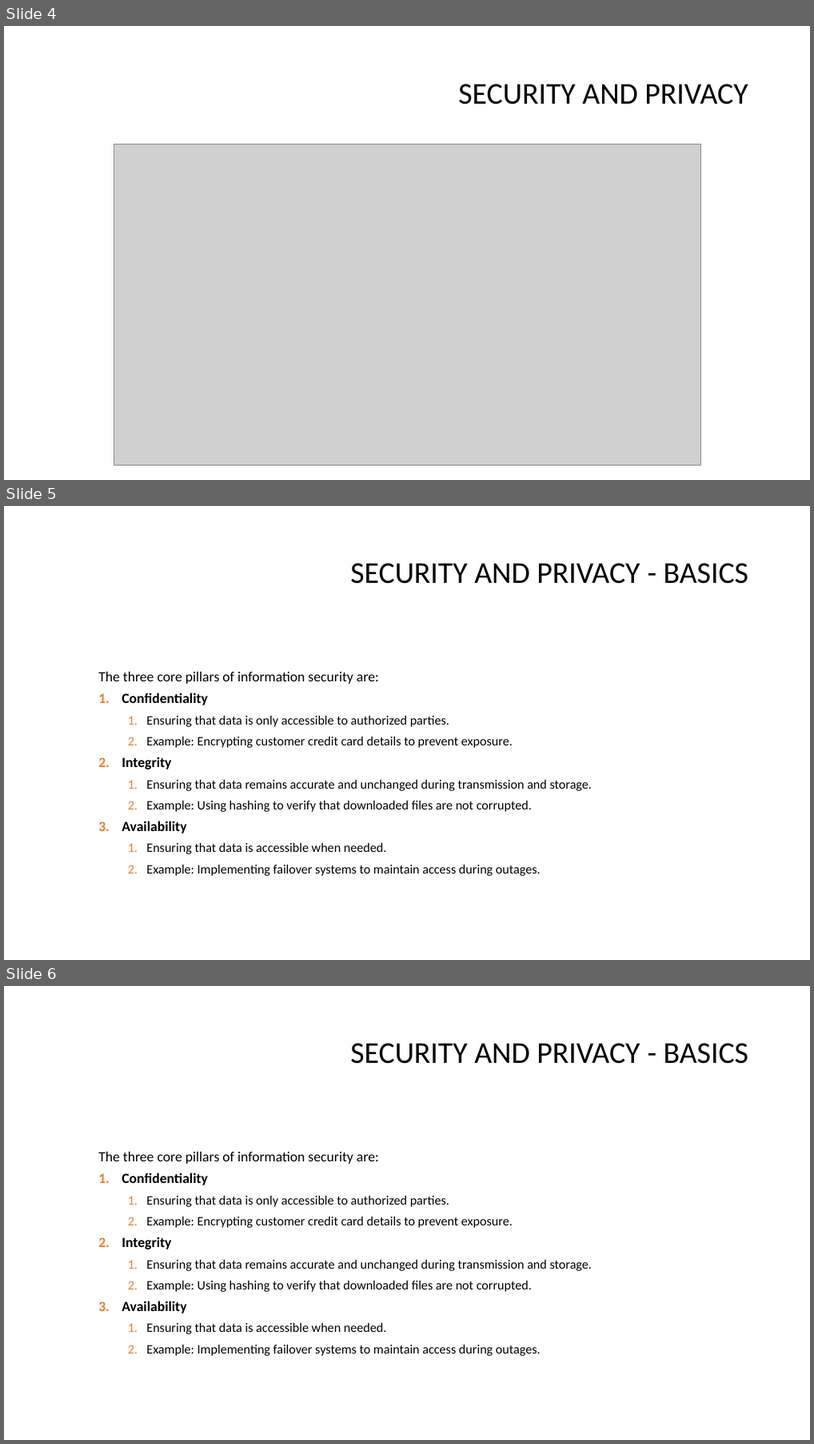
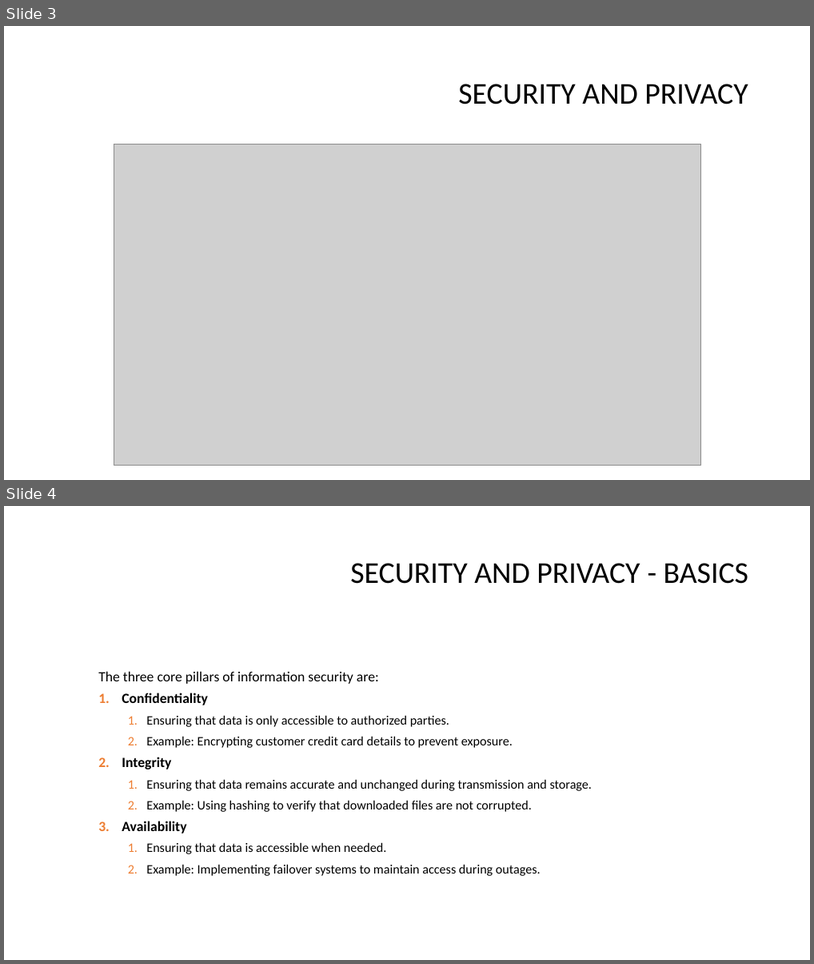
Before and after one commit to dinoDuvnjak/CTK, a slide deck: SHIFT4IT/security-and-privacy/security-and-privacy.pptx. Shown one above the other, each under a label of ours: slides 4, 5 and 6 before the commit, slides 3 and 4 after it. The pictures are 814x1444 and 814x964 pixels, drawn with LibreOffice and Linux fonts; fonts in the diff are those of the drawing; grey boxes stand for pictures; background and template pictures are left out. Boxes give left, top, right and bottom in pixels: in the first picture for what was removed or moved away, otherwise in the second. Text is boxed around its words. In the diff, an @@ line names an element or a change of style, - is before the commit and + after.

```diff
--- a/SHIFT4IT/security-and-privacy/security-and-privacy.pptx
+++ b/SHIFT4IT/security-and-privacy/security-and-privacy.pptx
@@ slide 5 removed at (4,506,810,960), background picture (left out) @@
@@ title removed at (350,563,749,584) @@
-SECURITY AND PRIVACY - BASICS
@@ text removed at (98,671,592,876) @@
-The three core pillars of information security are:
-1. Confidentiality
-  1. Ensuring that data is only accessible to authorized parties.
-  2. Example: Encrypting customer credit card details to prevent exposure.
-2. Integrity
-  1. Ensuring that data remains accurate and unchanged during transmission and storage.
-  2. Example: Using hashing to verify that downloaded files are not corrupted.
-3. Availability
-  1. Ensuring that data is accessible when needed.
-  2. Example: Implementing failover systems to maintain access during outages.
@@ what was slide 4 is now slide 3 @@
@@ what was slide 6 is now slide 4 @@
```
Also in this commit, not shown: 2 other slides removed, 2 other files.
